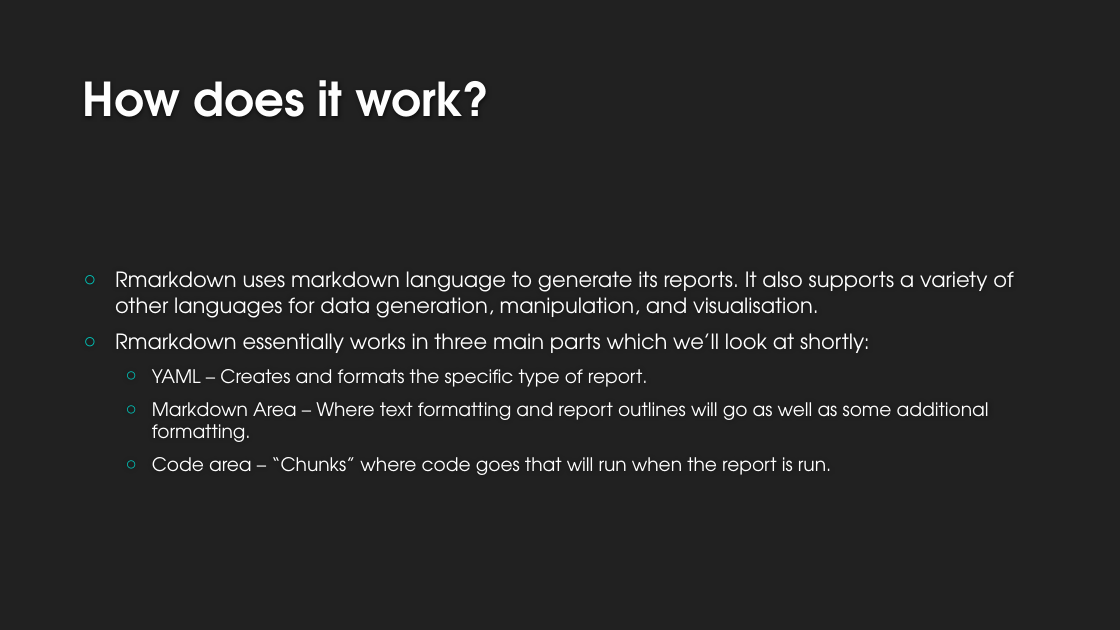
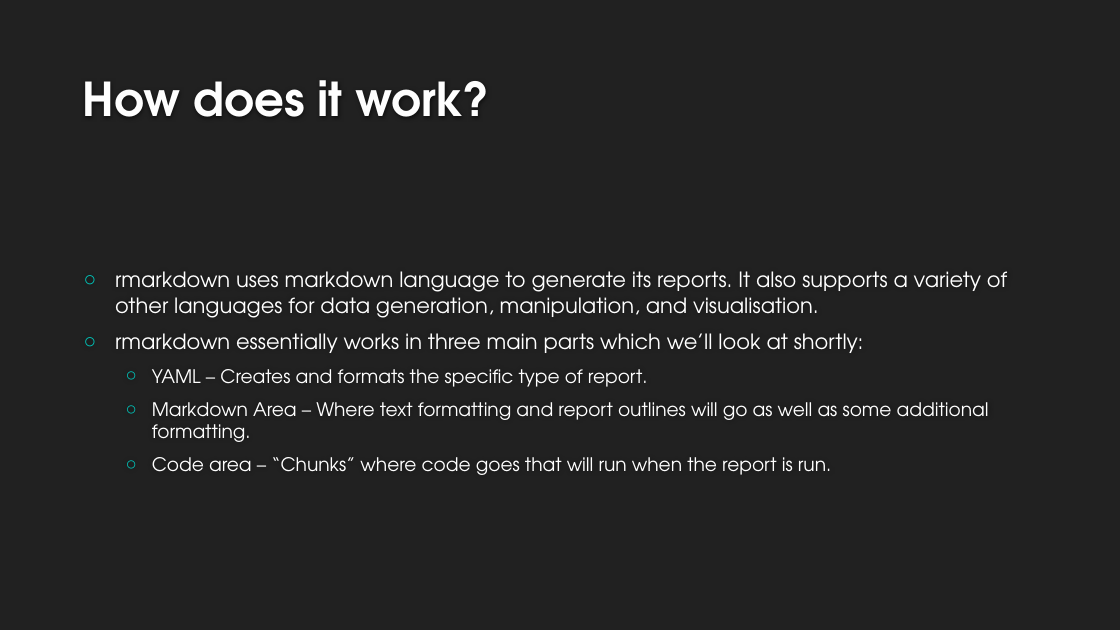
Before and after one commit to nhs-r-community/intro_rmd, a slide deck: slide 8 of Intro to Rmarkdown.pptx (slide 6 before the commit). Drawn at 1120x630 pixels with LibreOffice and Linux fonts; fonts in the diff are those of the drawing; background and template pictures are left out. Boxes give left, top, right and bottom in pixels: in the first picture for what was removed or moved away, otherwise in the second. Text is boxed around its words. In the diff, an @@ line names an element or a change of style, - is before the commit and + after.

```diff
--- a/Intro to Rmarkdown.pptx
+++ b/Intro to Rmarkdown.pptx
@@ text at [115, 271, 1007, 353]: text changed @@
-○ Rmarkdown uses markdown language to generate its reports. It also supports a variety of other languages for data generation, manipulation, and visualisation.
-○ Rmarkdown essentially works in three main parts which we’ll look at shortly:
+○ rmarkdown uses markdown language to generate its reports. It also supports a variety of other languages for data generation, manipulation, and visualisation.
+○ rmarkdown essentially works in three main parts which we’ll look at shortly:
```
Also in this commit, not shown: 9 other slides changed, 4 slides added, 1 slide removed, 14 other files.
